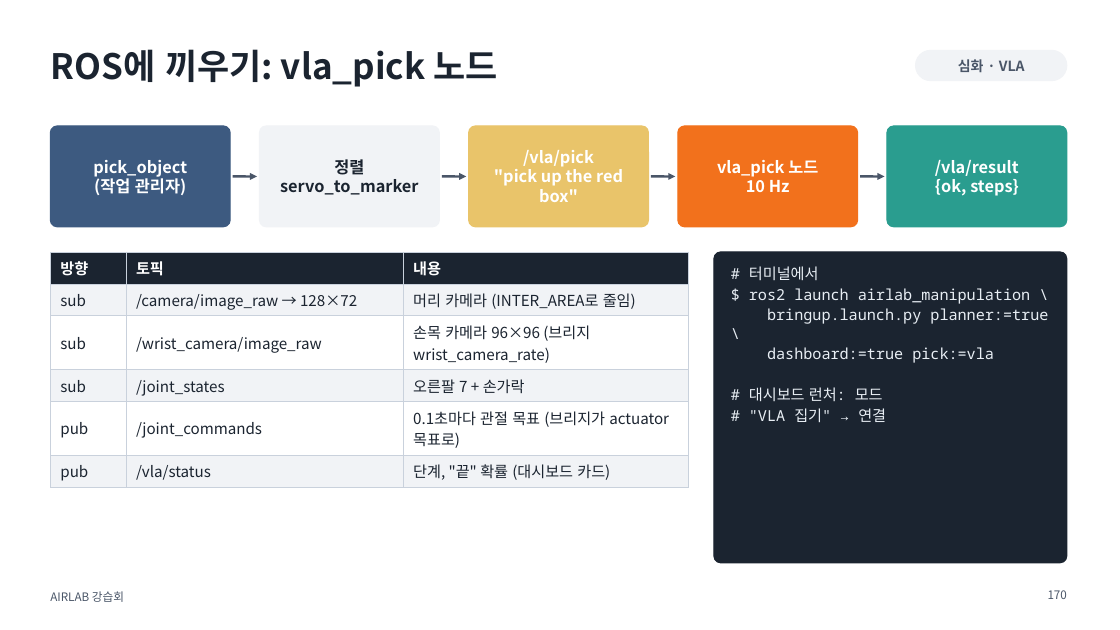
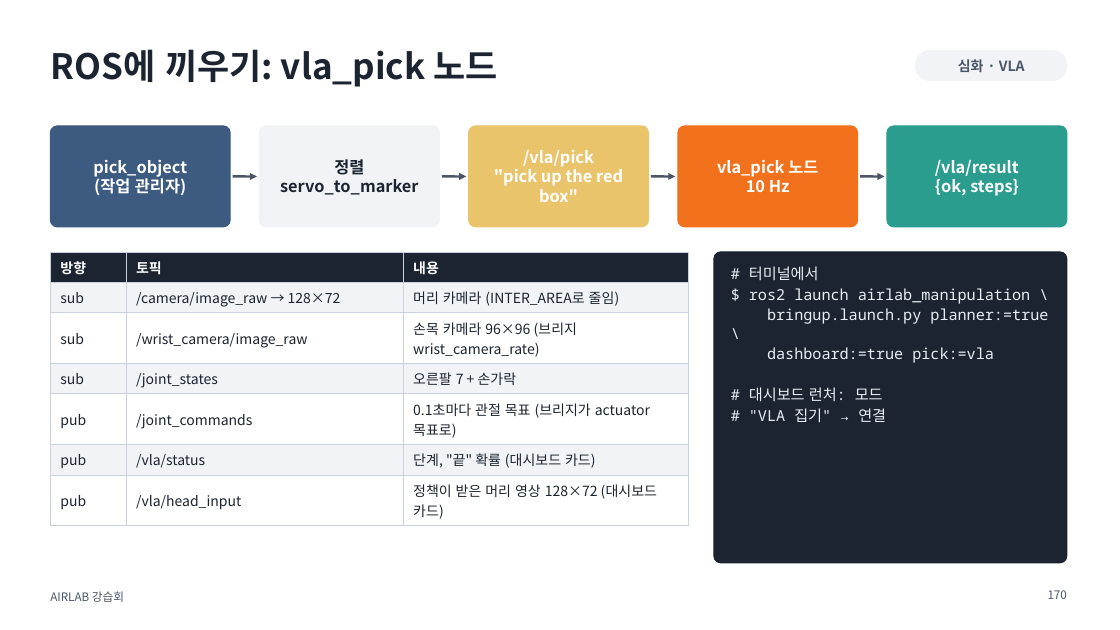
Before and after one commit to sejiny3/AIRLAB, a slide deck: slide 170 of workshop/slides/AIRLAB_workshop.pptx. Drawn at 1120x630 pixels with LibreOffice and Linux fonts; fonts in the diff are those of the drawing. Boxes give left, top, right and bottom in pixels: in the first picture for what was removed or moved away, otherwise in the second. Text is boxed around its words. In the diff, an @@ line names an element or a change of style, - is before the commit and + after.

```diff
--- a/workshop/slides/AIRLAB_workshop.pptx
+++ b/workshop/slides/AIRLAB_workshop.pptx
@@ table at (x1=50, y1=252, x2=689, y2=523) @@
+row 7: pub | /vla/head_input | 정책이 받은 머리 영상 128×72 (대시보드 카드)
```
Also in this commit, not shown: 1 other slide changed, 6 other files.
